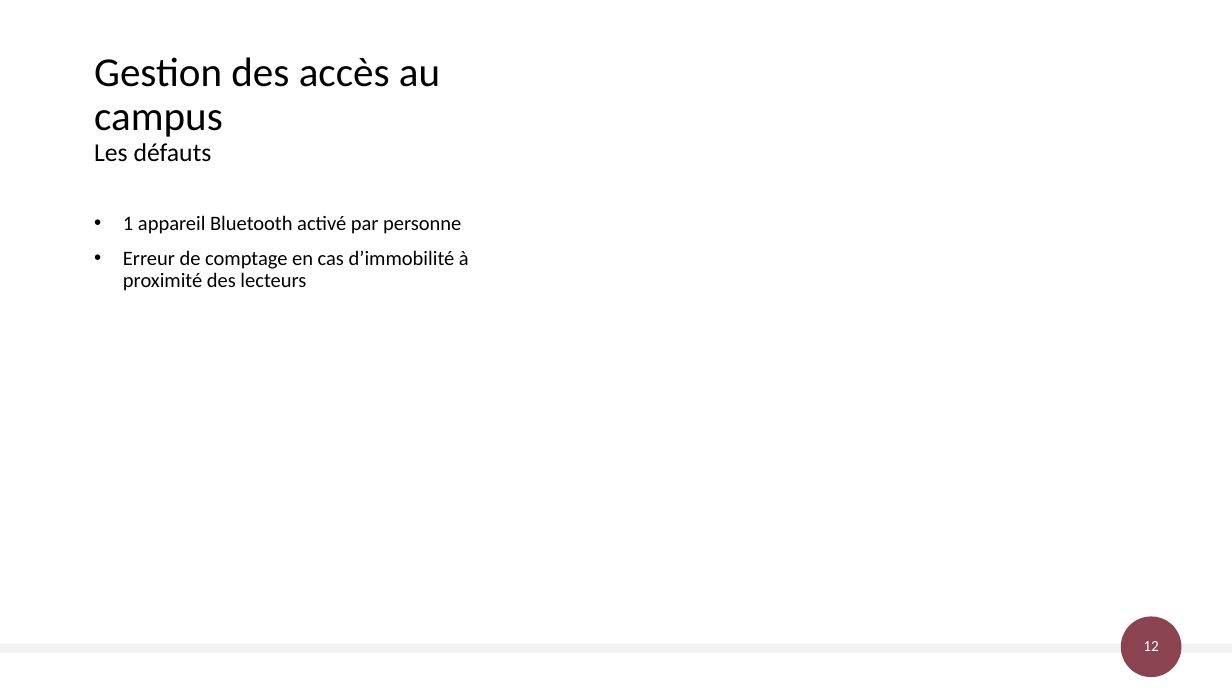
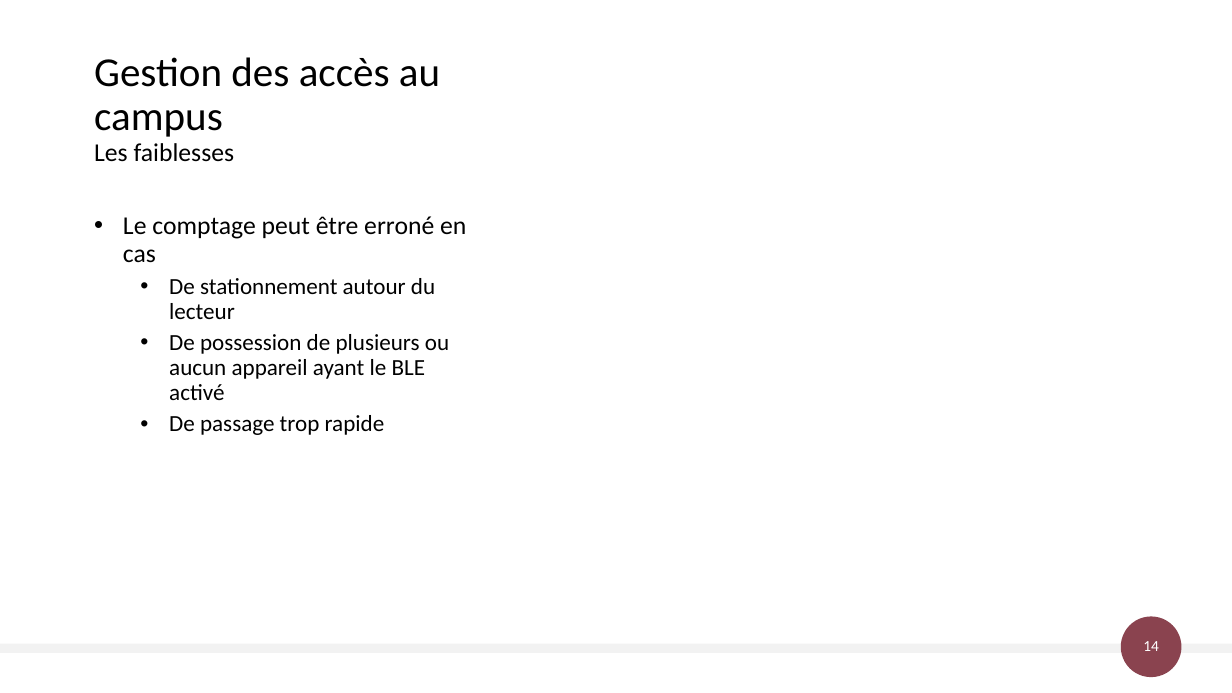
Before and after one commit to AlexandreSaxemard/GestionAccesBatiment, a slide deck: slide 14 of Docs/Gestion des accès au bâtiment.pptx (slide 12 before the commit). Drawn at 1232x693 pixels with LibreOffice and Linux fonts; fonts in the diff are those of the drawing. Boxes give left, top, right and bottom in pixels: in the first picture for what was removed or moved away, otherwise in the second. Text is boxed around its words. In the diff, an @@ line names an element or a change of style, - is before the commit and + after.

```diff
--- a/Docs/Gestion des accès au bâtiment.pptx
+++ b/Docs/Gestion des accès au bâtiment.pptx
@@ title at [94, 57, 440, 162]: text changed @@
-Gestion des accès au campus
-Les défauts
+Gestion des accès au campus
+Les faiblesses
@@ text at [123, 216, 466, 435]: text changed; size 16 to 18 pt @@
-• 1 appareil Bluetooth activé par personne
-• Erreur de comptage en cas d’immobilité à proximité des lecteurs
+• Le comptage peut être erroné en cas
+  • De stationnement autour du lecteur
+  • De possession de plusieurs ou aucun appareil ayant le BLE activé
+  • De passage trop rapide
@@ page number at [1143, 641, 1159, 651]: text changed @@
-12
+14
```
Also in this commit, not shown: 5 other slides changed, 2 slides added, 3 slides removed.
